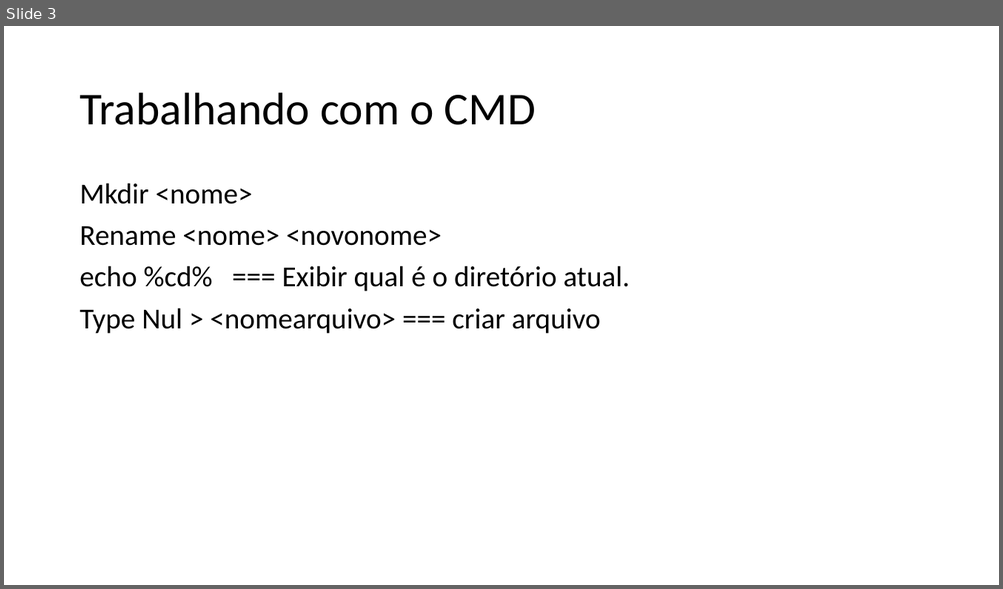
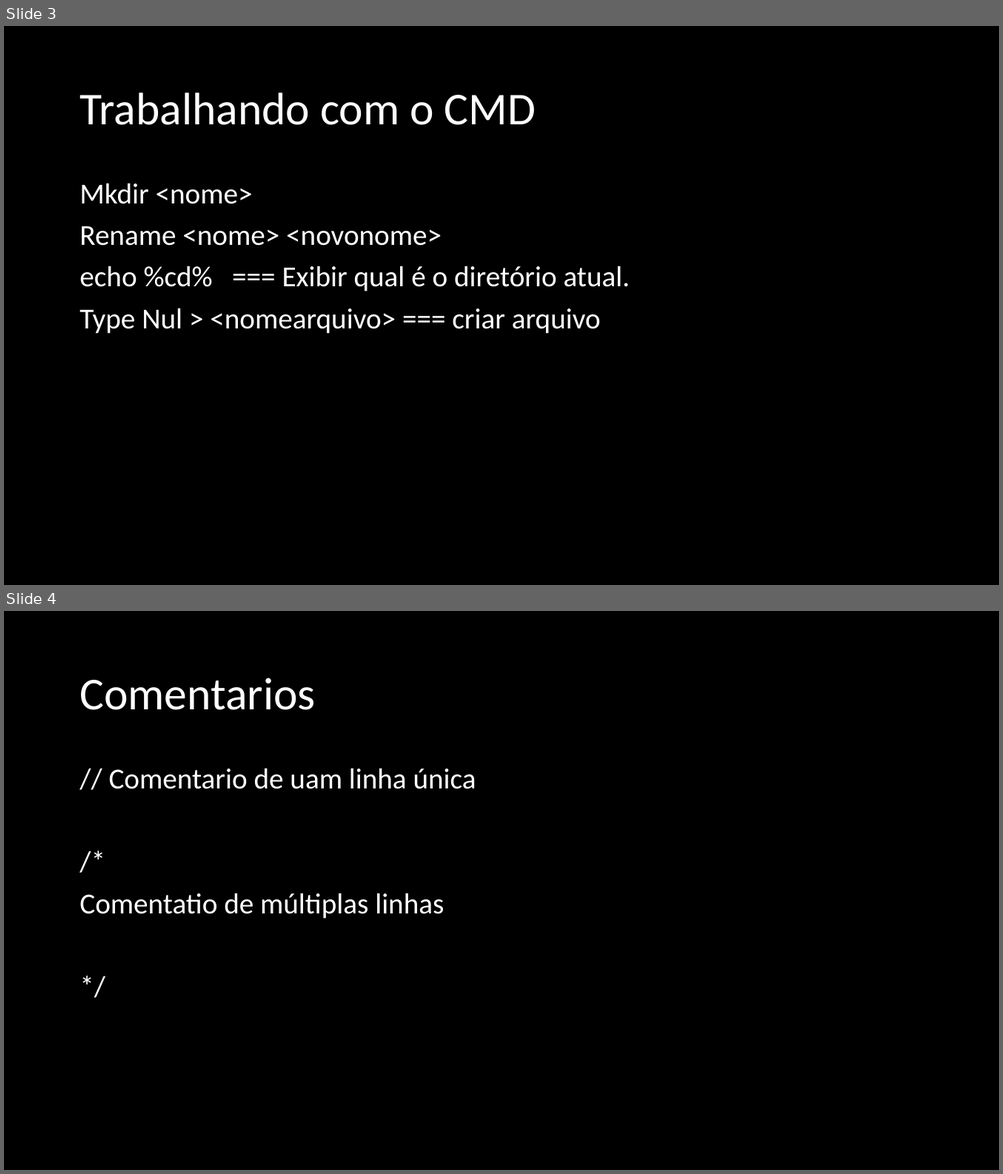
Before and after one commit to cesarfois/Curso_Udemy_Web_JS_COD3R, a slide deck: COD3R.pptx. Shown one above the other, each under a label of ours: slide 3 before the commit, slides 3 and 4 after it. The pictures are 1003x589 and 1003x1174 pixels, drawn with LibreOffice and Linux fonts; fonts in the diff are those of the drawing. Boxes give left, top, right and bottom in pixels: in the first picture for what was removed or moved away, otherwise in the second. Text is boxed around its words. In the diff, an @@ line names an element or a change of style, - is before the commit and + after.

```diff
--- a/COD3R.pptx
+++ b/COD3R.pptx
@@ slide 4 added at box(4, 611, 999, 1170), background #000000 @@
@@ title added at box(79, 678, 315, 710), 44 pt, text #FFFFFF @@
+Comentarios
@@ text added at box(79, 768, 476, 919), 28 pt, text #FFFFFF @@
+// Comentario de uam linha única
+/*
+Comentatio de múltiplas linhas
+*/
@@ slide 3 changed as well @@
@@ background #FFFFFF to #000000 @@
@@ title "Trabalhando com o CMD" at box(79, 93, 535, 125): text colour #000000 to #FFFFFF @@
@@ text "Mkdir <nome>" at box(79, 183, 630, 334): text colour #000000 to #FFFFFF @@
```
Also in this commit, not shown: 2 other slides changed, 23 other slides added, 37 other files.
